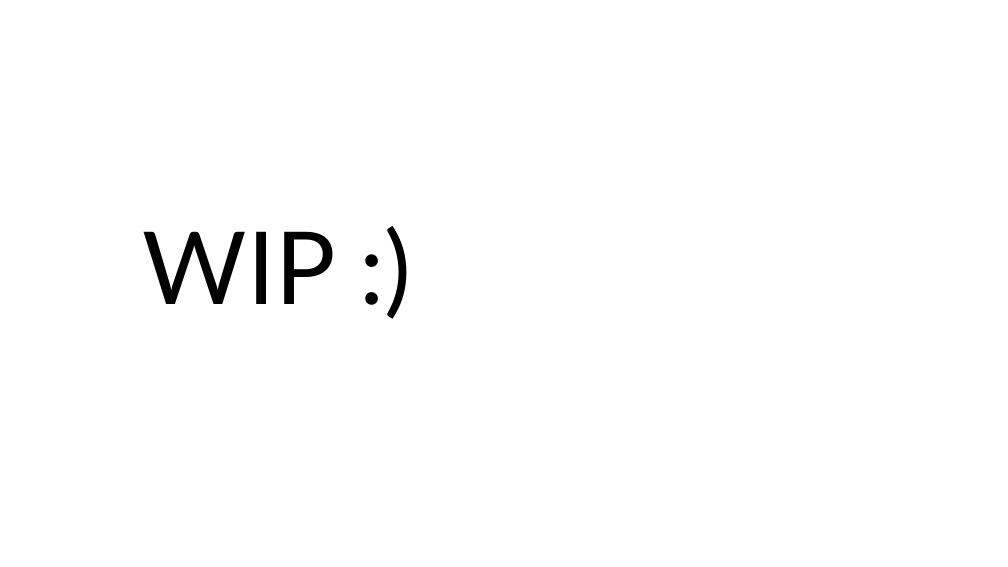
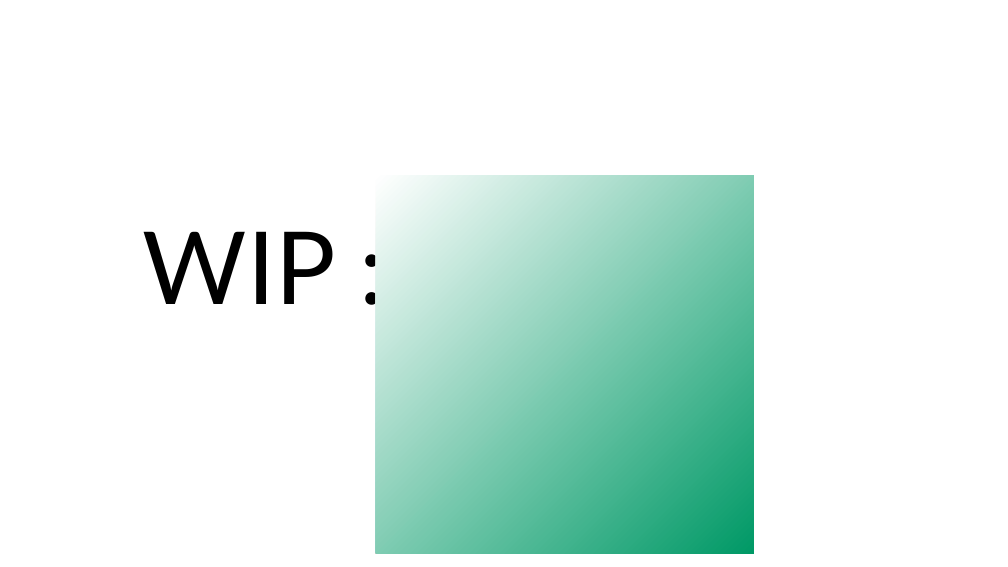
Before and after one commit to brandonsyc/moomath, a slide deck: slide 8 of Presentation1.pptx. Drawn at 1008x567 pixels with LibreOffice and Linux fonts; fonts in the diff are those of the drawing. Boxes give left, top, right and bottom in pixels: in the first picture for what was removed or moved away, otherwise in the second. Text is boxed around its words. In the diff, an @@ line names an element or a change of style, - is before the commit and + after.

Commit message:
update pptx

```diff
--- a/Presentation1.pptx
+++ b/Presentation1.pptx
@@ rectangle added at <box>376,175,754,554</box>, fill gradient #FFFFFF to #009966 @@
```
